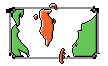
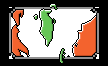
Revision of a layered w=108, h=66 image; what changed, layer by layer:
painted on "Shade" over [74, 18, 95, 55]
painted on "White" over [73, 16, 96, 56]
hid "ANTI Bahrain" over [11, 3, 97, 64]
showed "PRO Bahrain" over [11, 3, 97, 64]
